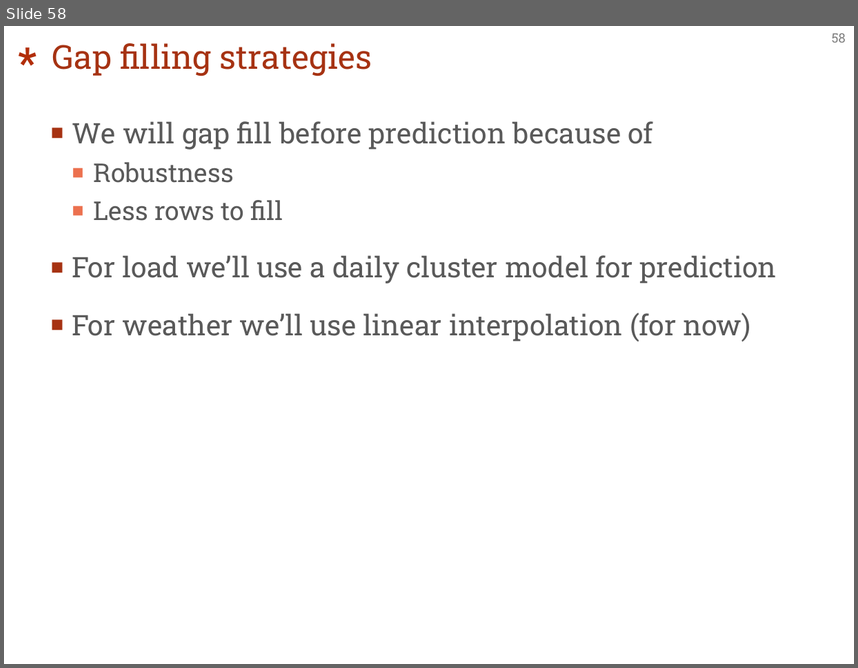
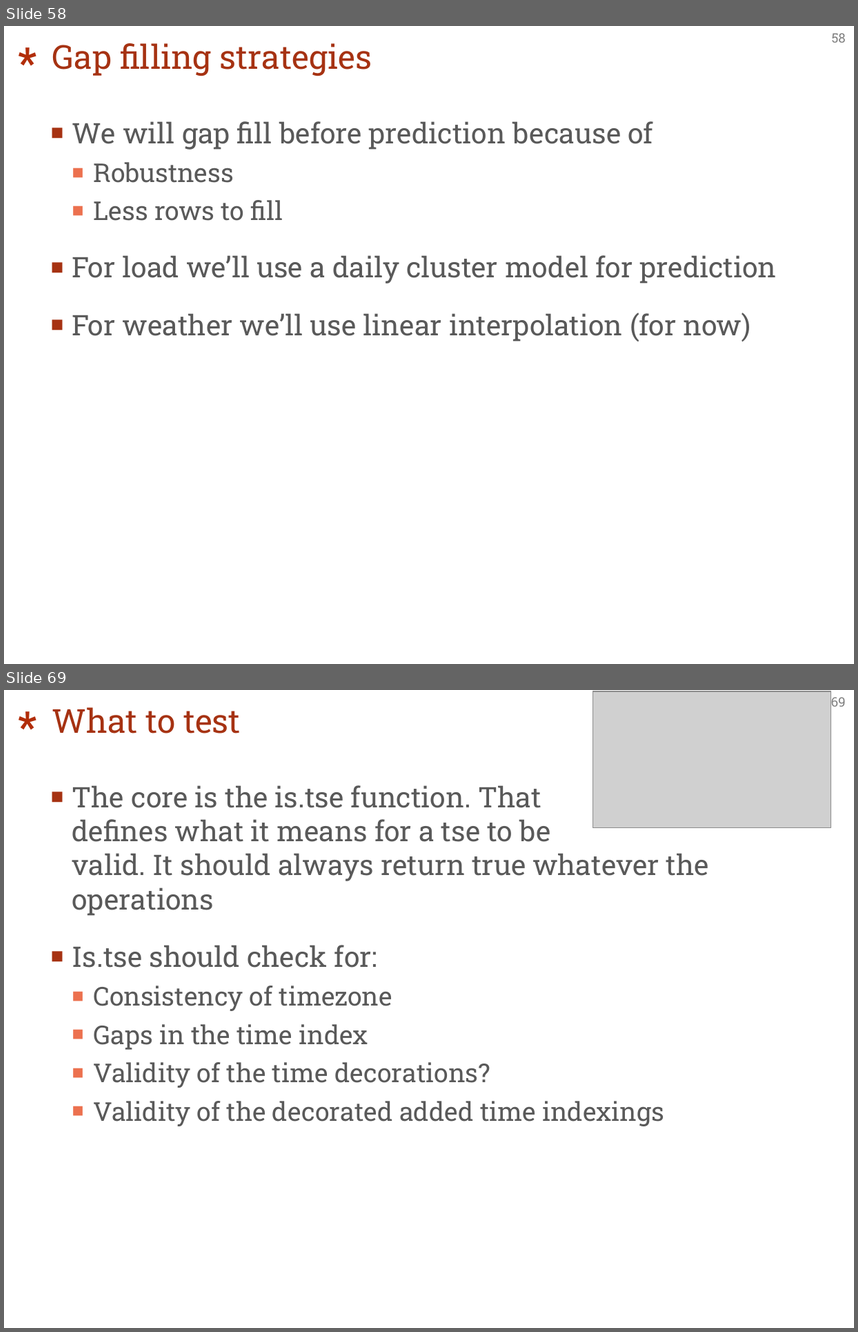
Before and after one commit to EBlonkowski/tshandy, a slide deck: architecture/architecture.pptx. Shown one above the other, each under a label of ours: slide 58 before the commit, slides 58 and 69 after it; the slides between them are not shown. The pictures are 858x668 and 858x1332 pixels, drawn with LibreOffice and Linux fonts; fonts in the diff are those of the drawing; grey boxes stand for pictures. Boxes give left, top, right and bottom in pixels: in the first picture for what was removed or moved away, otherwise in the second. Text is boxed around its words. In the diff, an @@ line names an element or a change of style, - is before the commit and + after.

```diff
--- a/architecture/architecture.pptx
+++ b/architecture/architecture.pptx
@@ slide 69 added at box(4, 690, 854, 1328), background #FFFFFF; not listed: 2 template elements that a slide beside it also shows @@
@@ title added at box(52, 707, 241, 733), 28 pt, text #A63212 @@
+What to test
@@ picture added at box(593, 691, 831, 829) @@
@@ text added at box(72, 785, 709, 1126), 24 pt, text #595959 @@
+■ The core is the is.tse function. That
+  defines what it means for a tse to be
+  valid. It should always return true whatever the operations
+■ Is.tse should check for:
+  ■ Consistency of timezone
+  ■ Gaps in the time index
+  ■ Validity of the time decorations?
+  ■ Validity of the decorated added time indexings
```
Also in this commit, not shown: 13 other slides added, 5 other files.
